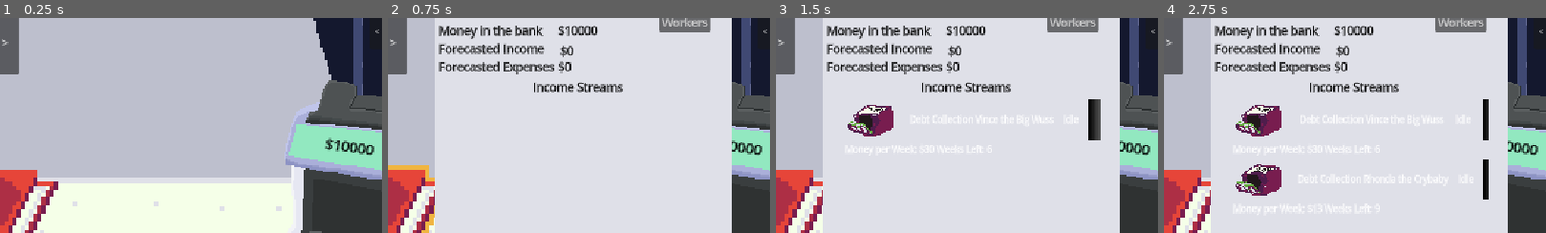
Above: before the commit, frames 1-4 (left to right).
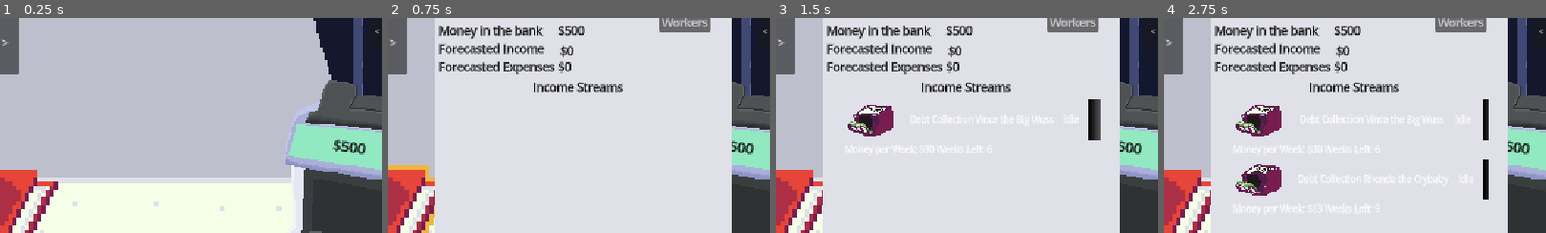
Above: after the commit, the same moments.

Repository: deruitda/ludum-dare-58
Game: Godot game, scene res://main.tscn
The game is run twice, just before and just after one commit, with the same random seed, the same clock (stepped at 60 frames per second) and the same inputs.
Inputs (mouse positions are % of the whole screen's width and height, from its top left):
- Up to frame 1 (0.25 s): no input
- Up to frame 2 (0.75 s): click (22, 72) at 0.5 s
- Up to frame 3 (1.5 s): click "Accept" at 1.25 s
- Up to frame 4 (2.75 s): click "Accept" at 2 s
The pictures show only the part of the screen within x 29-79%, y 18-68%; the shares and areas given below are measured in that part.

The runs differ from the first frame. In frame 1, 0.4% of the frame differs, in the area x 85-98%, y 55-64%; in frame 2, 0.3%; in frame 3, 0.3%; in frame 4, 0.3%.

Commit message:
assigning

Diff:
--- a/entities/IncomeStreams/income_stream.gd
+++ b/entities/IncomeStreams/income_stream.gd
@@ -40,11 +40,11 @@
 func get_capacities() -> Array[Capacity]:
 	return CapacityManager.get_capacities_by_income_stream(self)
 
-func get_capacity() -> int:
+func get_current_capacity() -> int:
 	return len(CapacityManager.get_capacities_by_income_stream(self))
 
 func has_full_capacity() -> bool:
-	return get_capacity() == capacity
+	return get_current_capacity() == capacity
 
 func increment_week() -> void:
 	active_weeks_transpired = active_weeks_transpired + 1
--- a/managers/IncomeStreamsManagers/income_stream_manager.gd
+++ b/managers/IncomeStreamsManagers/income_stream_manager.gd
@@ -43,7 +43,7 @@
 	return forecasted_income
 
 func abandon_income_stream(income_stream) -> void:
-	CapacityManager.abandon_by_income_stream(income_stream)
+	CapacityManager.remove_capacities_by_income_stream(income_stream)
 	remove_child(income_stream)
 	income_stream.queue_free()
 
--- a/managers/capacity_manager.gd
+++ b/managers/capacity_manager.gd
@@ -26,7 +26,7 @@
 
 	return return_array
 
-func abandon_by_income_stream(income_stream: IncomeStream):
+func remove_capacities_by_income_stream(income_stream: IncomeStream):
 	var capacities = get_capacities_by_income_stream(income_stream)
 	for cap in capacities:
 		remove_child(cap)
--- a/scenes/binder/individual_income_stream_page.gd
+++ b/scenes/binder/individual_income_stream_page.gd
@@ -45,9 +45,6 @@
 func refresh_capacity_state() -> void:
 	capacity_row.refresh_capacity_state()
 
-func _on_capacity_row_capacity_button_pressed() -> void:
-	capacity_button_pressed.emit(income_stream)
-
 func _on_back_button_button_up() -> void:
 	back_button_pressed.emit()
 
@@ -63,3 +60,10 @@
 		resolution_failed_label.visible = true
 	else:
 		resolution_successful_label.visible = true
+
+func _on_capacity_row_on_assign_workers_button_pressed() -> void:
+	capacity_button_pressed.emit(income_stream)
+
+func _on_capacity_row_on_unassign_workers_button_pressed() -> void:
+	CapacityManager.remove_capacities_by_income_stream(income_stream)
+	refresh()
--- a/scenes/binder/individual_income_stream_page.tscn
+++ b/scenes/binder/individual_income_stream_page.tscn
@@ -129,7 +129,8 @@
 offset_bottom = 135.91705
 text = "<"
 
-[connection signal="capacity_button_pressed" from="VBoxContainer/CapacityRow" to="." method="_on_capacity_row_capacity_button_pressed"]
+[connection signal="on_assign_workers_button_pressed" from="VBoxContainer/CapacityRow" to="." method="_on_capacity_row_on_assign_workers_button_pressed"]
+[connection signal="on_unassign_workers_button_pressed" from="VBoxContainer/CapacityRow" to="." method="_on_capacity_row_on_unassign_workers_button_pressed"]
 [connection signal="on_abandon_button_pressed" from="VBoxContainer/IdleEvents/IdleEventView" to="." method="_on_idle_event_view_on_abandon_button_pressed"]
 [connection signal="on_attempt_to_resolve_button_pressed" from="VBoxContainer/IdleEvents/IdleEventView" to="." method="_on_idle_event_view_on_attempt_to_resolve_button_pressed"]
 [connection signal="button_up" from="BackButton" to="." method="_on_back_button_button_up"]
--- a/states/game_state.gd
+++ b/states/game_state.gd
@@ -1,6 +1,6 @@
 extends Node
 
-@onready var total_money: int = 10000
+@onready var total_money: int = 500
 @onready var total_respect: int = 0
 @onready var current_week: int = 1
 
--- a/ui/capacity_row.gd
+++ b/ui/capacity_row.gd
@@ -1,27 +1,31 @@
 extends Control
 class_name CapacityRow
-signal capacity_button_pressed()
+@onready var capacity_label: Label = $CapacityLabel
+@onready var unassign_workers_button: Button = $UnassignWorkersButton
+@onready var assign_workers_button: Button = $AssignWorkersButton
 
 @onready var income_stream: IncomeStream
+
+signal on_unassign_workers_button_pressed
+signal on_assign_workers_button_pressed
 
 func set_income_stream(new_income_stream: IncomeStream) -> void:
 	income_stream = new_income_stream
 	refresh_capacity_state()
 
 func refresh_capacity_state() -> void:
-	var capacities = income_stream.get_capacities()
-	var length = len(get_children())
-	for i in length:
-		if income_stream.capacity > i:
-			var button = get_children().get(i) as Control
-			button.visible = true
-			button.set_is_taken(len(capacities) > i)
-			button.on_capacity_button_press.connect(_on_capacity_button_on_capacity_button_press)
-		else:
-			get_children().get(i).visible = false
+	unassign_workers_button.visible = false
+	assign_workers_button.visible = false
+	var current_capacity = income_stream.get_current_capacity()
 
+	capacity_label.text = str(current_capacity) + "/" + str(income_stream.capacity) + " Necessary Capacity Filled"
+	if not income_stream.has_full_capacity():
+		assign_workers_button.visible = true
+	if current_capacity > 0:
+		unassign_workers_button.visible = true
 
-func _on_capacity_button_on_capacity_button_press() -> void:
-	print("yup")
-	capacity_button_pressed.emit()
-	pass # Replace with function body.
+func _on_unassign_workers_button_button_up() -> void:
+	on_unassign_workers_button_pressed.emit()
+
+func _on_assign_workers_button_button_up() -> void:
+	on_assign_workers_button_pressed.emit()
--- a/ui/capacity_row.tscn
+++ b/ui/capacity_row.tscn
@@ -1,7 +1,6 @@
-[gd_scene load_steps=3 format=3 uid="uid://b5kfuahvbhjn1"]
+[gd_scene load_steps=2 format=3 uid="uid://b5kfuahvbhjn1"]
 
 [ext_resource type="Script" uid="uid://dao4k3okgq547" path="res://ui/capacity_row.gd" id="1_ca7ih"]
-[ext_resource type="PackedScene" uid="uid://354ndc2yqo5x" path="res://ui/capacity_button.tscn" id="2_jisyx"]
 
 [node name="CapacityRow" type="Control"]
 layout_mode = 3
@@ -11,35 +10,29 @@
 scale = Vector2(1.018868, 1.0588236)
 script = ExtResource("1_ca7ih")
 
-[node name="CapacityButton" parent="." instance=ExtResource("2_jisyx")]
+[node name="AssignWorkersButton" type="Button" parent="."]
 layout_mode = 0
-offset_bottom = 41.0
+offset_left = 0.9814815
+offset_top = 43.444443
+offset_right = 127.98148
+offset_bottom = 74.44444
+text = "Assign Workers"
 
-[node name="CapacityButton2" parent="." instance=ExtResource("2_jisyx")]
+[node name="UnassignWorkersButton" type="Button" parent="."]
 layout_mode = 0
-offset_left = 57.907402
-offset_top = 1.8888887
-offset_right = 65.9074
-offset_bottom = 42.88889
-scale = Vector2(1.004902, 1)
+offset_left = 140.35185
+offset_top = 42.5
+offset_right = 312.35187
+offset_bottom = 73.5
+text = "Unassign All Workers"
 
-[node name="CapacityButton3" parent="." instance=ExtResource("2_jisyx")]
+[node name="CapacityLabel" type="Label" parent="."]
 layout_mode = 0
-offset_left = 121.7037
-offset_right = 129.7037
-offset_bottom = 41.0
+offset_left = 59.870373
+offset_top = 1.8888888
+offset_right = 202.1852
+offset_bottom = 39.666668
+text = "1/1 Necessary Capacity Filled"
 
-[node name="CapacityButton4" parent="." instance=ExtResource("2_jisyx")]
-layout_mode = 0
-offset_left = 182.55554
-offset_top = 0.9444444
-offset_right = 190.55554
-offset_bottom = 41.944443
-
-[node name="CapacityButton5" parent="." instance=ExtResource("2_jisyx")]
-layout_mode = 0
-offset_left = 239.48148
-offset_top = 2.833333
-offset_right = 247.48148
-offset_bottom = 43.833332
-scale = Vector2(1.004902, 1)
+[connection signal="button_up" from="AssignWorkersButton" to="." method="_on_assign_workers_button_button_up"]
+[connection signal="button_up" from="UnassignWorkersButton" to="." method="_on_unassign_workers_button_button_up"]
